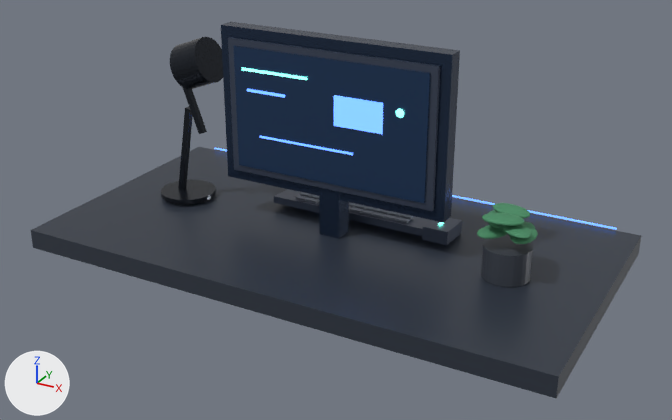
Two versions of the glTF model public/models/hero-workstation.glb, one commit apart.
The view is the same before and after, from a 50 mm camera at (6.65, -12.03, 6.59) aimed at (0.21, -0.32, 0.73). The lights are fixed; the arrows at lower left show +X, +Y and +Z. The first picture is the older version. Where no turn or scale is listed for an object, it has been applied to the vertices.
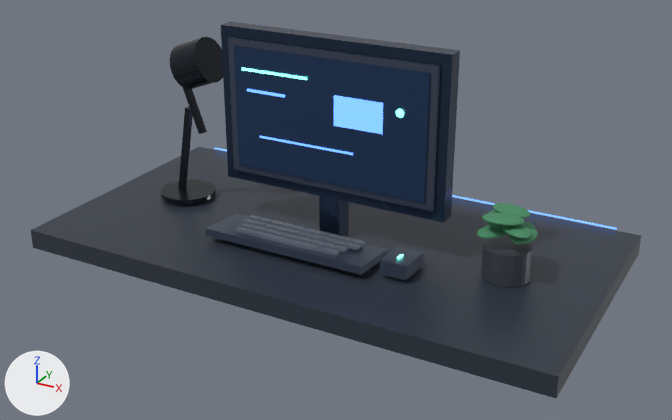
Commit message: fix: bring keyboard and mouse into desk foreground

Changed parts and their boxes [x1, y1, x2, y2] in the pictures (672 x 420 px):
'Keyboard base', moved: before [274, 189, 431, 236]; after [205, 214, 388, 275]
'Mouse', moved: before [422, 218, 462, 245]; after [380, 247, 424, 280]
'Space bar', moved (not visible before): after [263, 236, 311, 250]
'Key 0-9', moved: before [396, 217, 410, 223]; after [351, 239, 365, 246]
'Key 1-9', moved: before [400, 214, 414, 220]; after [346, 243, 361, 250]
'Key 0-8', moved: before [384, 214, 398, 221]; after [339, 236, 353, 243]
'Key 3-7', moved (not visible before): after [316, 247, 339, 256]
'Key 0-6', moved: before [361, 209, 375, 216]; after [315, 231, 330, 238]
'Key 0-7', moved: before [373, 212, 386, 218]; after [327, 233, 341, 240]
'Key 0-5', moved: before [350, 207, 363, 213]; after [304, 228, 318, 235]
'Key 1-8', moved: before [388, 211, 402, 217]; after [334, 240, 348, 247]
'Key 1-7', moved: before [377, 209, 390, 215]; after [322, 237, 336, 244]
'Key 0-1', moved: before [306, 198, 319, 203]; after [259, 218, 273, 224]
'Key 1-5', moved: before [355, 204, 368, 210]; after [299, 232, 313, 238]
'Key 1-6', moved: before [366, 206, 379, 212]; after [310, 234, 324, 241]
'Key 0-0', moved: before [296, 195, 309, 201]; after [248, 215, 262, 221]
'Key 3-0', moved (not visible before): after [235, 227, 256, 235]
'Key 1-0', moved: before [300, 192, 313, 198]; after [243, 218, 256, 225]
'Key 1-1', moved: before [311, 195, 319, 199]; after [253, 221, 267, 227]
'Key 1-4', moved: before [349, 202, 356, 207]; after [287, 229, 301, 235]
'Key 2-8', moved (not visible before): after [333, 245, 348, 252]
'Key 0-4', moved (not visible before): after [292, 225, 306, 232]
'Key 2-7', moved (not visible before): after [321, 242, 336, 249]
'Key 2-5', moved (not visible before): after [297, 236, 312, 243]
'Key 2-6', moved (not visible before): after [309, 239, 324, 246]
'Key 2-3', moved (not visible before): after [274, 231, 289, 238]
'Key 0-2', moved (not visible before): after [270, 220, 284, 226]
'Key 2-2', moved (not visible before): after [263, 228, 277, 235]
'Key 2-4', moved (not visible before): after [286, 234, 300, 240]
'Key 1-2', moved (not visible before): after [264, 224, 279, 230]
'Key 1-3', moved (not visible before): after [276, 226, 290, 233]
'Key 3-6', moved (not visible before): after [308, 244, 322, 252]
'Key 0-3', moved (not visible before): after [281, 223, 295, 229]
'Key 2-0', moved (not visible before): after [241, 223, 255, 229]
'Key 2-1', moved (not visible before): after [252, 226, 266, 232]
'Key 3-1', moved (not visible before): after [250, 230, 264, 237]
'Key 3-2', moved (not visible before): after [261, 233, 276, 238]

The change in detail:
Object 'Key 0-0' (ob_key_0_0) moves from (-0.92, 0.54, 0.38) to (-1.17, -0.54, 0.38).
Object 'Key 0-1' (ob_key_0_1) moves from (-0.71, 0.54, 0.38) to (-0.96, -0.54, 0.38).
Object 'Key 0-2' (ob_key_0_2) moves from (-0.5, 0.54, 0.38) to (-0.75, -0.54, 0.38).
Object 'Key 0-3' (ob_key_0_3) moves from (-0.29, 0.54, 0.38) to (-0.54, -0.54, 0.38).
Object 'Key 0-4' (ob_key_0_4) moves from (-0.08, 0.54, 0.38) to (-0.33, -0.54, 0.38).
Object 'Key 0-5' (ob_key_0_5) moves from (0.13, 0.54, 0.38) to (-0.12, -0.54, 0.38).
Object 'Key 0-6' (ob_key_0_6) moves from (0.34, 0.54, 0.38) to (0.09, -0.54, 0.38).
Object 'Key 0-7' (ob_key_0_7) moves from (0.55, 0.54, 0.38) to (0.3, -0.54, 0.38).
Object 'Key 0-8' (ob_key_0_8) moves from (0.76, 0.54, 0.38) to (0.51, -0.54, 0.38).
Object 'Key 0-9' (ob_key_0_9) moves from (0.97, 0.54, 0.38) to (0.72, -0.54, 0.38).
Object 'Key 1-0' (ob_key_1_0) moves from (-0.92, 0.7, 0.38) to (-1.17, -0.7, 0.38).
Object 'Key 1-1' (ob_key_1_1) moves from (-0.71, 0.7, 0.38) to (-0.96, -0.7, 0.38).
Object 'Key 1-2' (ob_key_1_2) moves from (-0.5, 0.7, 0.38) to (-0.75, -0.7, 0.38).
Object 'Key 1-3' (ob_key_1_3) moves from (-0.29, 0.7, 0.38) to (-0.54, -0.7, 0.38).
Object 'Key 1-4' (ob_key_1_4) moves from (-0.08, 0.7, 0.38) to (-0.33, -0.7, 0.38).
Object 'Key 1-5' (ob_key_1_5) moves from (0.13, 0.7, 0.38) to (-0.12, -0.7, 0.38).
Object 'Key 1-6' (ob_key_1_6) moves from (0.34, 0.7, 0.38) to (0.09, -0.7, 0.38).
Object 'Key 1-7' (ob_key_1_7) moves from (0.55, 0.7, 0.38) to (0.3, -0.7, 0.38).
Object 'Key 1-8' (ob_key_1_8) moves from (0.76, 0.7, 0.38) to (0.51, -0.7, 0.38).
Object 'Key 1-9' (ob_key_1_9) moves from (0.97, 0.7, 0.38) to (0.72, -0.7, 0.38).
Object 'Key 2-0' (ob_key_2_0) moves from (-0.85, 0.86, 0.38) to (-1.1, -0.86, 0.38).
Object 'Key 2-1' (ob_key_2_1) moves from (-0.63, 0.86, 0.38) to (-0.88, -0.86, 0.38).
Object 'Key 2-2' (ob_key_2_2) moves from (-0.43, 0.86, 0.38) to (-0.68, -0.86, 0.38).
Object 'Key 2-3' (ob_key_2_3) moves from (-0.22, 0.86, 0.38) to (-0.47, -0.86, 0.38).
Object 'Key 2-4' (ob_key_2_4) moves from (0.0, 0.86, 0.38) to (-0.25, -0.86, 0.38).
Object 'Key 2-5' (ob_key_2_5) moves from (0.2, 0.86, 0.38) to (-0.05, -0.86, 0.38).
Object 'Key 2-6' (ob_key_2_6) moves from (0.41, 0.86, 0.38) to (0.17, -0.86, 0.38).
Object 'Key 2-7' (ob_key_2_7) moves from (0.62, 0.86, 0.38) to (0.38, -0.86, 0.38).
Object 'Key 2-8' (ob_key_2_8) moves from (0.83, 0.86, 0.38) to (0.58, -0.86, 0.38).
Object 'Key 3-0' (ob_key_3_0) moves from (-0.77, 1.02, 0.38) to (-1.02, -1.02, 0.38).
Object 'Key 3-1' (ob_key_3_1) moves from (-0.56, 1.02, 0.38) to (-0.81, -1.02, 0.38).
Object 'Key 3-2' (ob_key_3_2) moves from (-0.35, 1.02, 0.38) to (-0.6, -1.02, 0.38).
Object 'Key 3-6' (ob_key_3_6) moves from (0.49, 1.02, 0.38) to (0.24, -1.02, 0.38).
Object 'Key 3-7' (ob_key_3_7) moves from (0.7, 1.02, 0.38) to (0.45, -1.02, 0.38).
Object 'Keyboard base' (ob_keyboard_base) moves from (0.0, 0.82, 0.28) to (-0.25, -0.82, 0.28).
Object 'Mouse' (ob_mouse) moves from (1.62, 0.65, 0.31) to (1.55, -0.72, 0.31).
Object 'Space bar' (ob_space_bar) moves from (0.0, 1.03, 0.38) to (-0.25, -1.03, 0.38).
